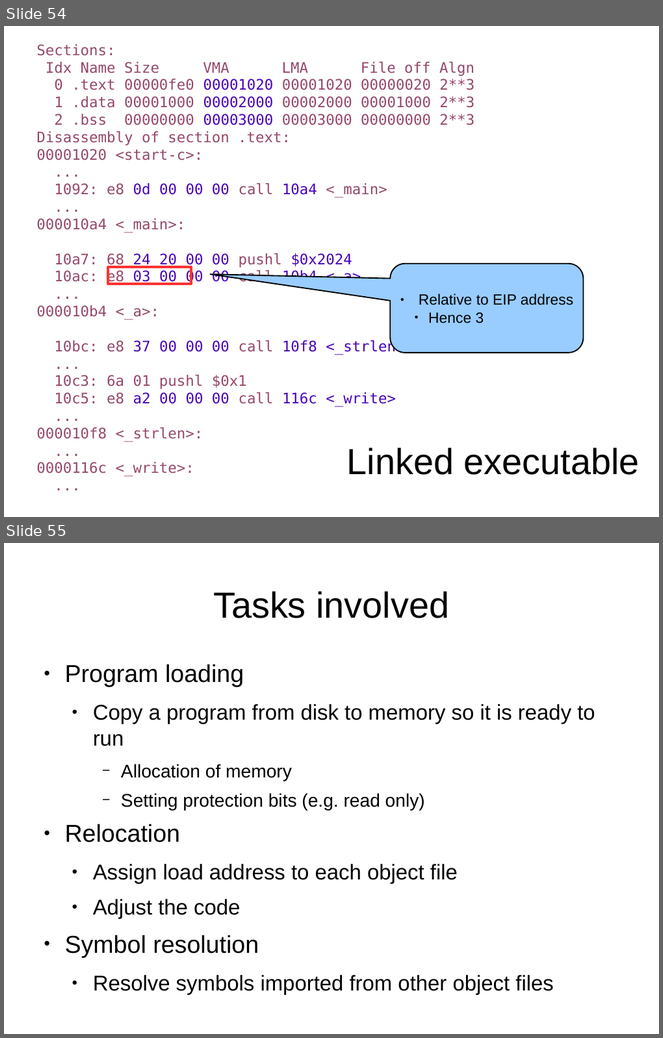
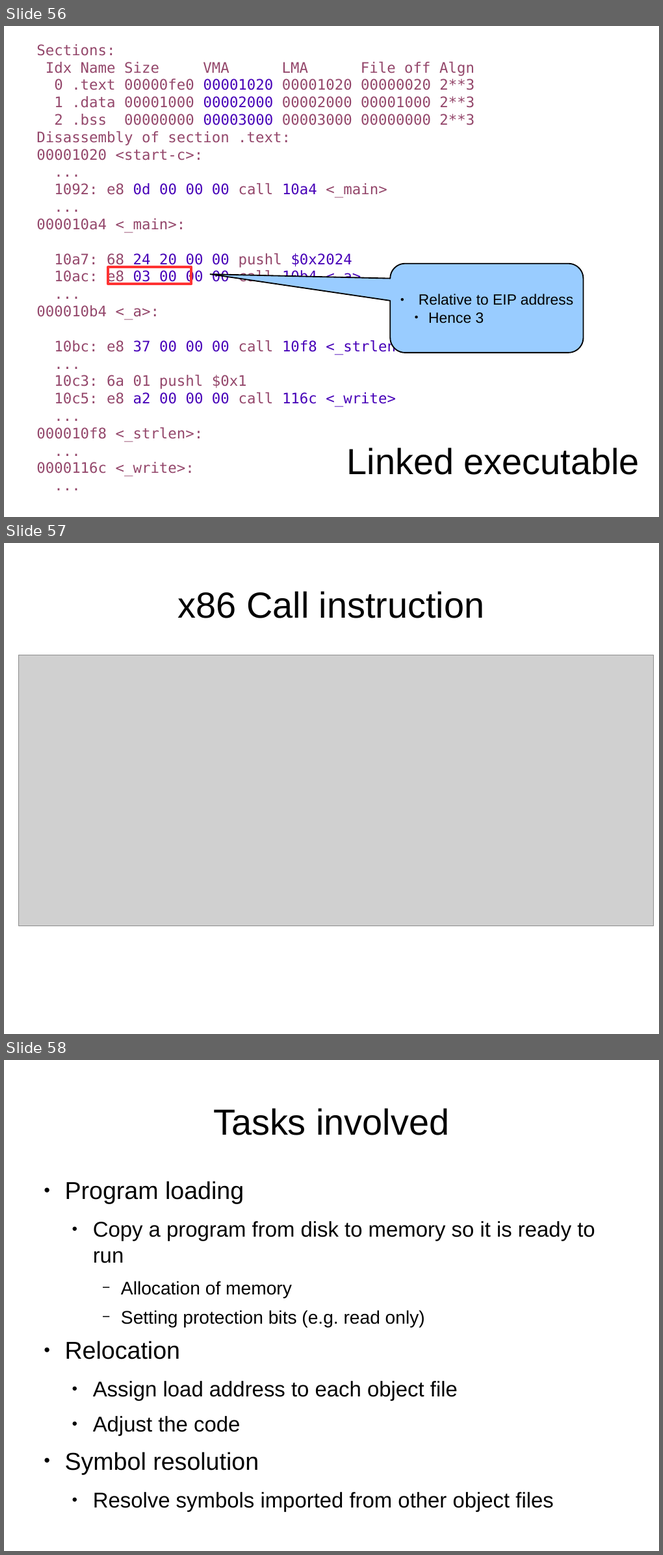
Before and after one commit to antonburtsev/cs5460, a slide deck: lectures/lecture04-linking-and-loading/lecture04-linking-and-loading.odp. Shown one above the other, each under a label of ours: slides 54 and 55 before the commit, slides 56, 57 and 58 after it. The pictures are 663x1038 and 663x1555 pixels, drawn with LibreOffice and Linux fonts; fonts in the diff are those of the drawing; grey boxes stand for pictures. Boxes give left, top, right and bottom in pixels: in the first picture for what was removed or moved away, otherwise in the second. Text is boxed around its words. In the diff, an @@ line names an element or a change of style, - is before the commit and + after.

```diff
--- a/lectures/lecture04-linking-and-loading/lecture04-linking-and-loading.odp
+++ b/lectures/lecture04-linking-and-loading/lecture04-linking-and-loading.odp
@@ slide 57 added at (x1=4, y1=543, x2=659, y2=1034), background #FFFFFF @@
@@ title added at (x1=178, y1=591, x2=484, y2=618), 44 pt, text #000000 @@
+x86 Call instruction
@@ picture added at (x1=19, y1=655, x2=654, y2=927) @@
@@ what was slide 54 is now slide 56 @@
@@ what was slide 55 is now slide 58 @@
```
Also in this commit, not shown: 6 slides changed, 4 other slides added.
